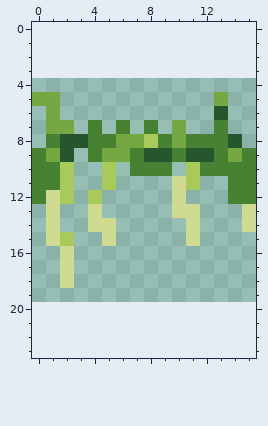
Two versions of one pixel-art file, Assets/Assets/forest_ground_top.aseprite. Above is the file before it was changed.
16x16 pixels, 1 frame. The old version is drawn lined up with the new one, on the new canvas.
After:
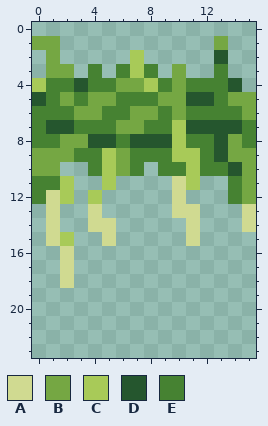
Palette (. is transparent): A #d0da91  B #75a743  C #a8ca58  D #25562e  E #468232
Diff:
canvas 16x16 -> 16x24, the old top-left corner now at 0,4
There is now colour B in row 1 at x 0 to 1 and 13; in row 2 at x 1; in row 3 at x 1 to 2 and 10; in row 4 at x 6 to 7 and 10; in row 5 at x 2, 4 to 5, 9 to 10 and 14 to 15; in row 6 at x 3 to 4, 7 to 8, 10 and 15.
There is now colour B in row 7 at x 7; in row 10 at x 6.
The edit turns colour D into colour B in row 8 at x 2 to 3 and 14; in row 9 at x 2.
The edit turns colour E into colour B in row 7 at x 6; in row 9 at x 0 and 15; in row 10 at x 0 to 1 and 15; in rows 11 to 12 at x 15.
There is now colour C in rows 2 to 3 at x 7; in row 4 at x 0 and 8.
The edit turns colour B into colour C in rows 7 to 8 at x 10; in row 9 at x 5.
The edit turns colour D into colour C in row 9 at x 11.
The edit turns colour E into colour C in row 9 at x 10.
There is now colour D in row 2 at x 13; in row 4 at x 3 and 14; in row 5 at x 11 to 12; in row 7 at x 11 to 12 and 14.
The edit turns colour B into colour D in row 5 at x 0; in row 7 at x 1 to 2; in row 8 at x 7.
The edit turns colour C into colour D in row 8 at x 8.
The edit turns colour E into colour D in row 7 at x 13; in row 8 at x 4 to 5, 9 and 13; in row 9 at x 13; in row 10 at x 14.
There is now colour E in row 3 at x 4, 6, 8 and 13; in row 4 at x 1 to 2, 4 to 5, 9 and 11 to 13; in row 5 at x 3 and 6 to 8; in row 6 at x 0, 2, 5 to 6, 9, 11 to 12 and 14; in row 7 at x 0, 3, 5, 9 and 15; in row 8 at x 0 and 15.
There is now colour E in row 9 at x 3; in row 10 at x 4 and 10.
The edit turns colour B into colour E in row 5 at x 1 and 13; in row 6 at x 1; in row 8 at x 6.
The edit turns colour D into colour E in row 6 at x 13; in row 9 at x 8 to 9 and 12.
The author cleared colour C in row 10 at x 2.
The author cleared colour E in row 10 at x 8.
Where, in picture pixels (left, top, right, bottom), the same in both pictures:
changed: (32, 36, 256, 204)
